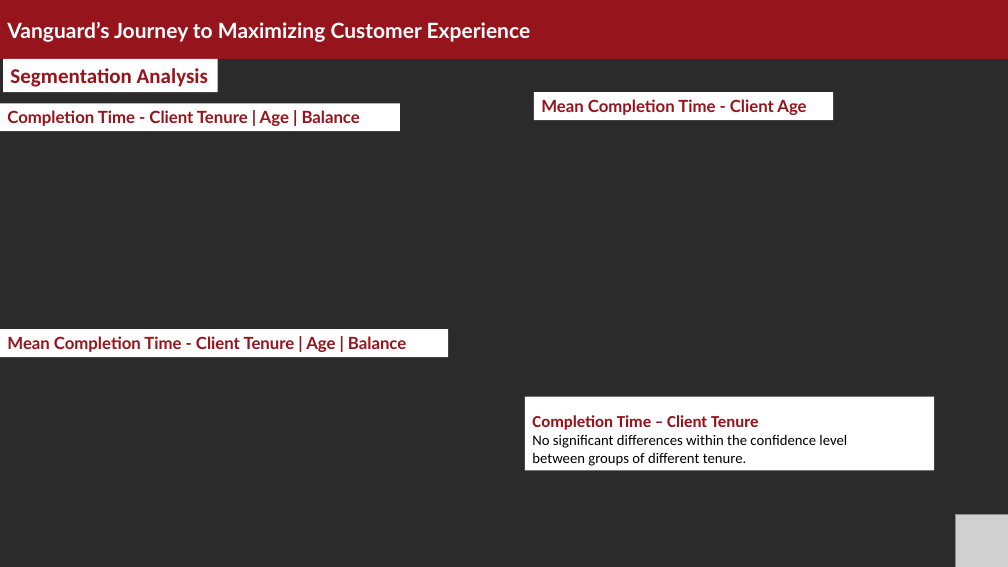
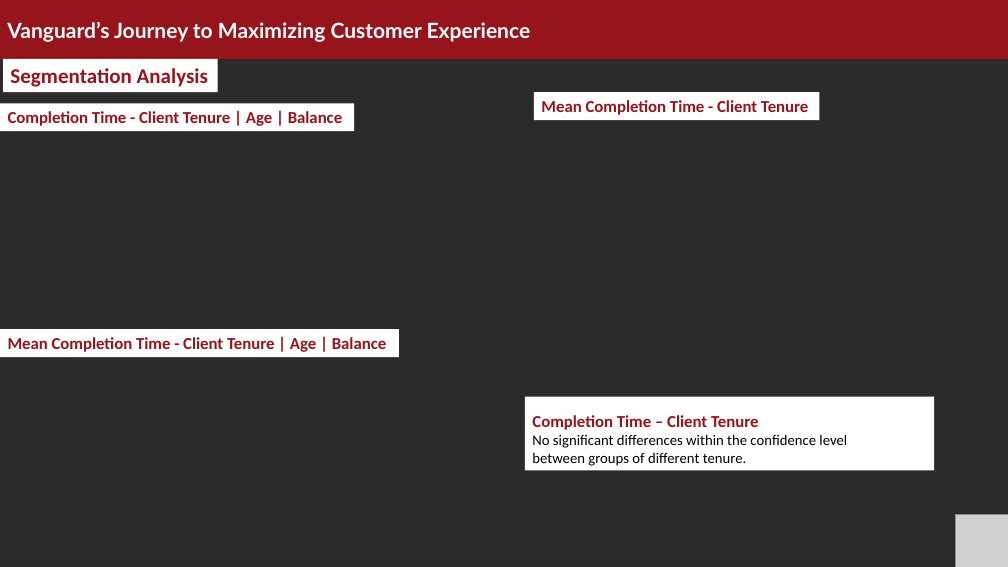
Before and after one commit to vsalto/Customer-Experience-UI-AB-Testing, a slide deck: slide 14 of slides/A_B test - UI (1).pptx (slide 13 before the commit). Drawn at 1008x567 pixels with LibreOffice and Linux fonts; fonts in the diff are those of the drawing; grey boxes stand for pictures; background and template pictures are left out; a plain dark background stands for a picture behind light text. Boxes give left, top, right and bottom in pixels: in the first picture for what was removed or moved away, otherwise in the second. Text is boxed around its words. In the diff, an @@ line names an element or a change of style, - is before the commit and + after.

```diff
--- a/slides/A_B test - UI (1).pptx
+++ b/slides/A_B test - UI (1).pptx
@@ rectangle "Completion Time - Client Tenure ..." at <box>0,104,355,132</box>: font Lato to Calibri @@
@@ rectangle "Completion Time - Client Tenure ...": place and size @@
-rectangle "Completion Time - Client Tenure ..." at <box>0,104,400,132</box>
+rectangle "Completion Time - Client Tenure ..." at <box>0,104,355,132</box>
@@ rectangle "Mean Completion Time - Client ...": place and size @@
-rectangle "Mean Completion Time - Client ..." at <box>534,92,833,120</box>
+rectangle "Mean Completion Time - Client ..." at <box>534,92,820,120</box>
@@ text in rectangle at <box>541,100,808,115</box>: text changed; font Lato to Calibri @@
-Mean Completion Time - Client Age
+Mean Completion Time - Client Tenure
@@ rectangle "Mean Completion Time - Client ...": place and size @@
-rectangle "Mean Completion Time - Client ..." at <box>0,329,448,357</box>
+rectangle "Mean Completion Time - Client ..." at <box>0,329,399,357</box>
@@ rectangle "Mean Completion Time - Client ..." at <box>0,329,399,357</box>: font Lato to Calibri @@
```
Also in this commit, not shown: 8 other slides changed, 1 slide added.
